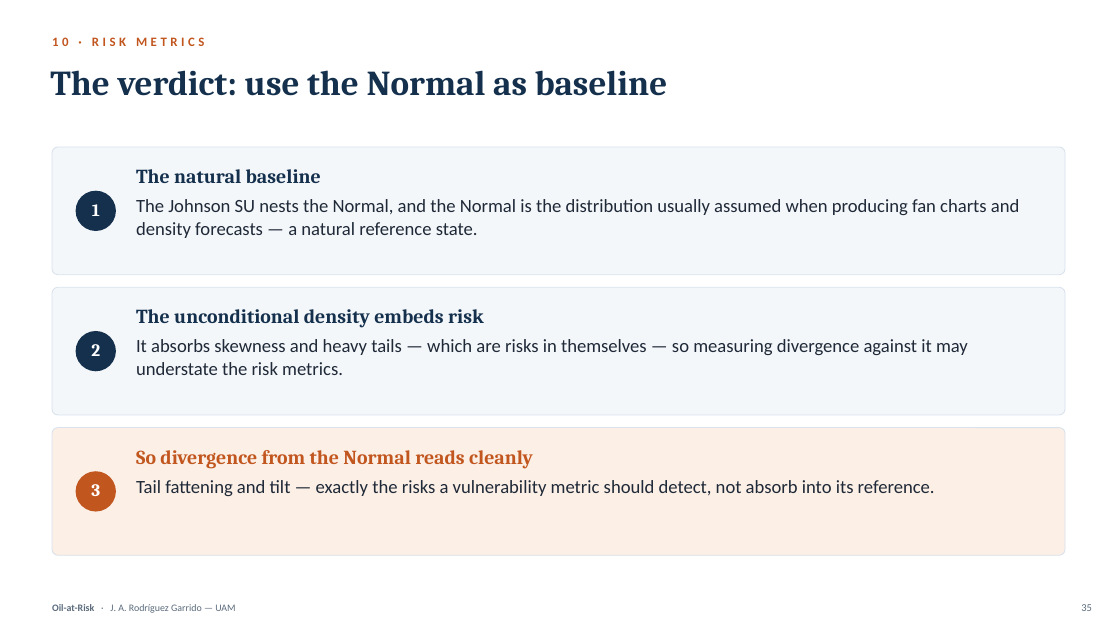
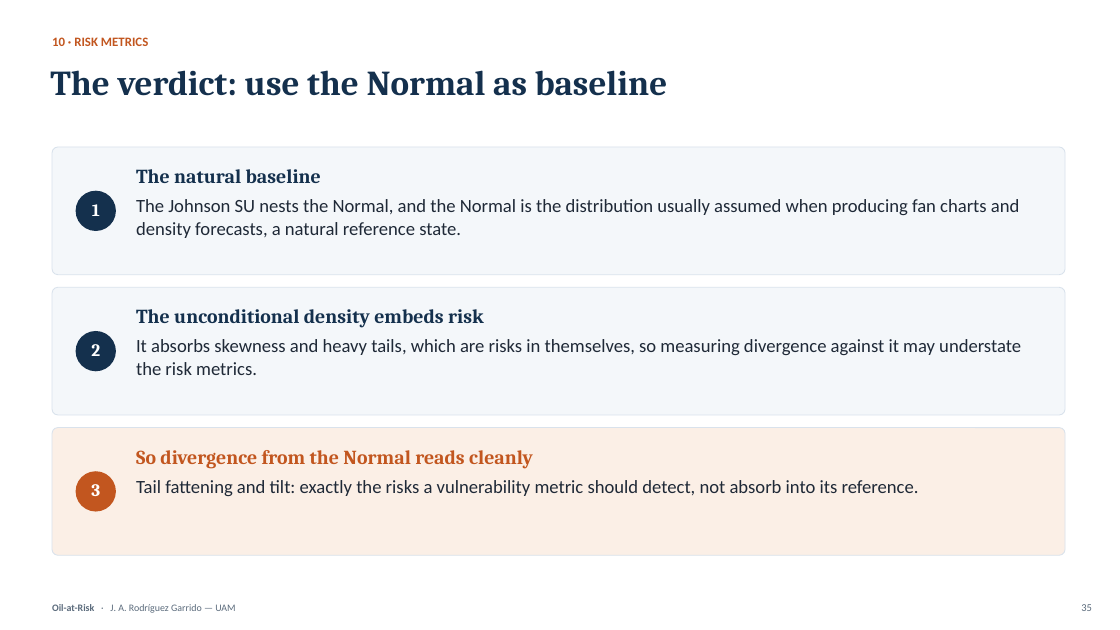
Before and after one commit to Alejandro-bot-one/Oil-at-Risk, a slide deck: slide 34 of deliverable/presentation/Oil-at-Risk_Defense.pptx (slide 35 before the commit). Drawn at 1120x630 pixels with LibreOffice and Linux fonts; fonts in the diff are those of the drawing. Boxes give left, top, right and bottom in pixels: in the first picture for what was removed or moved away, otherwise in the second. Text is boxed around its words. In the diff, an @@ line names an element or a change of style, - is before the commit and + after.

```diff
--- a/deliverable/presentation/Oil-at-Risk_Defense.pptx
+++ b/deliverable/presentation/Oil-at-Risk_Defense.pptx
@@ text "10 · RISK METRICS" at bbox=[52, 37, 148, 46]: letter spacing 3 to 0 pt @@
@@ text at bbox=[136, 199, 1019, 238]: text changed @@
-The Johnson SU nests the Normal, and the Normal is the distribution usually assumed when producing fan charts and density forecasts — a natural reference state.
+The Johnson SU nests the Normal, and the Normal is the distribution usually assumed when producing fan charts and density forecasts, a natural reference state.
@@ text at bbox=[136, 339, 1021, 375]: text changed @@
-It absorbs skewness and heavy tails — which are risks in themselves — so measuring divergence against it may understate the risk metrics.
+It absorbs skewness and heavy tails, which are risks in themselves, so measuring divergence against it may understate the risk metrics.
@@ text at bbox=[136, 480, 919, 496]: text changed @@
-Tail fattening and tilt — exactly the risks a vulnerability metric should detect, not absorb into its reference.
+Tail fattening and tilt: exactly the risks a vulnerability metric should detect, not absorb into its reference.
```
Also in this commit, not shown: 63 other slides changed, 5 slides added, 1 slide removed, 10 other files.
